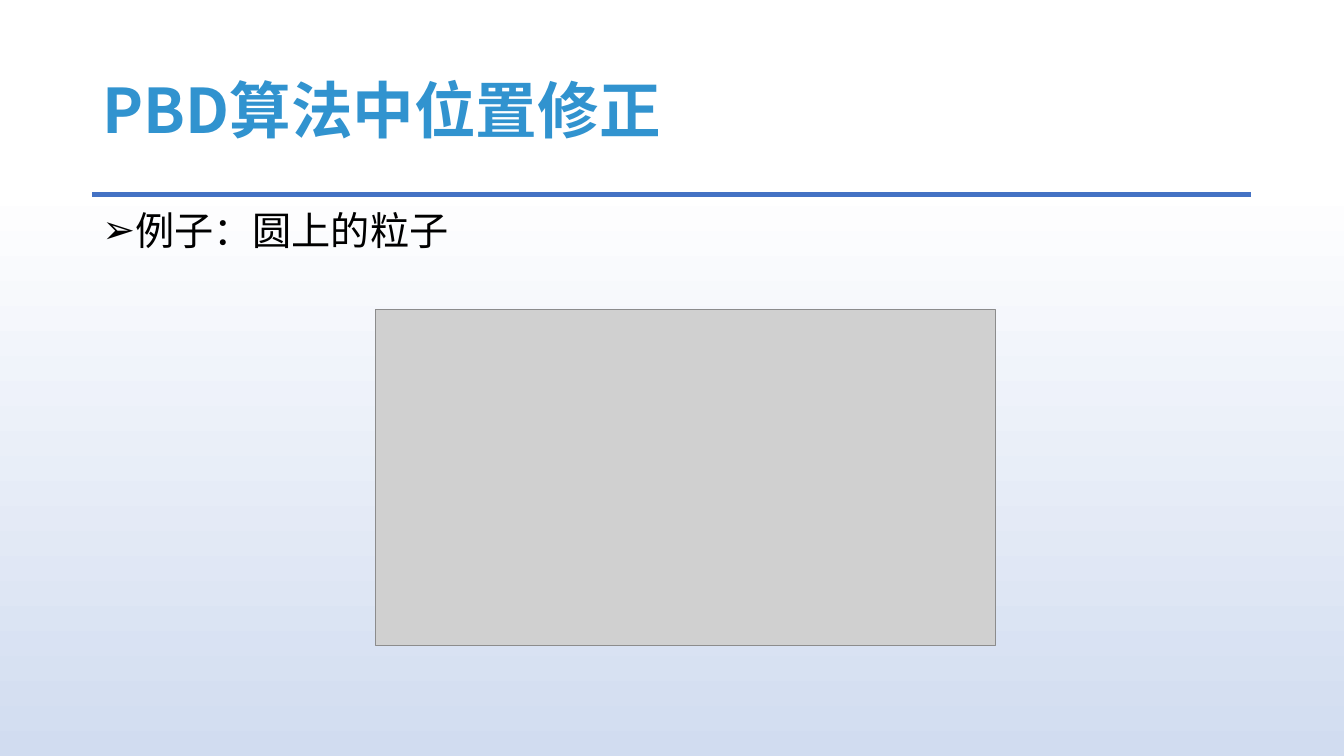
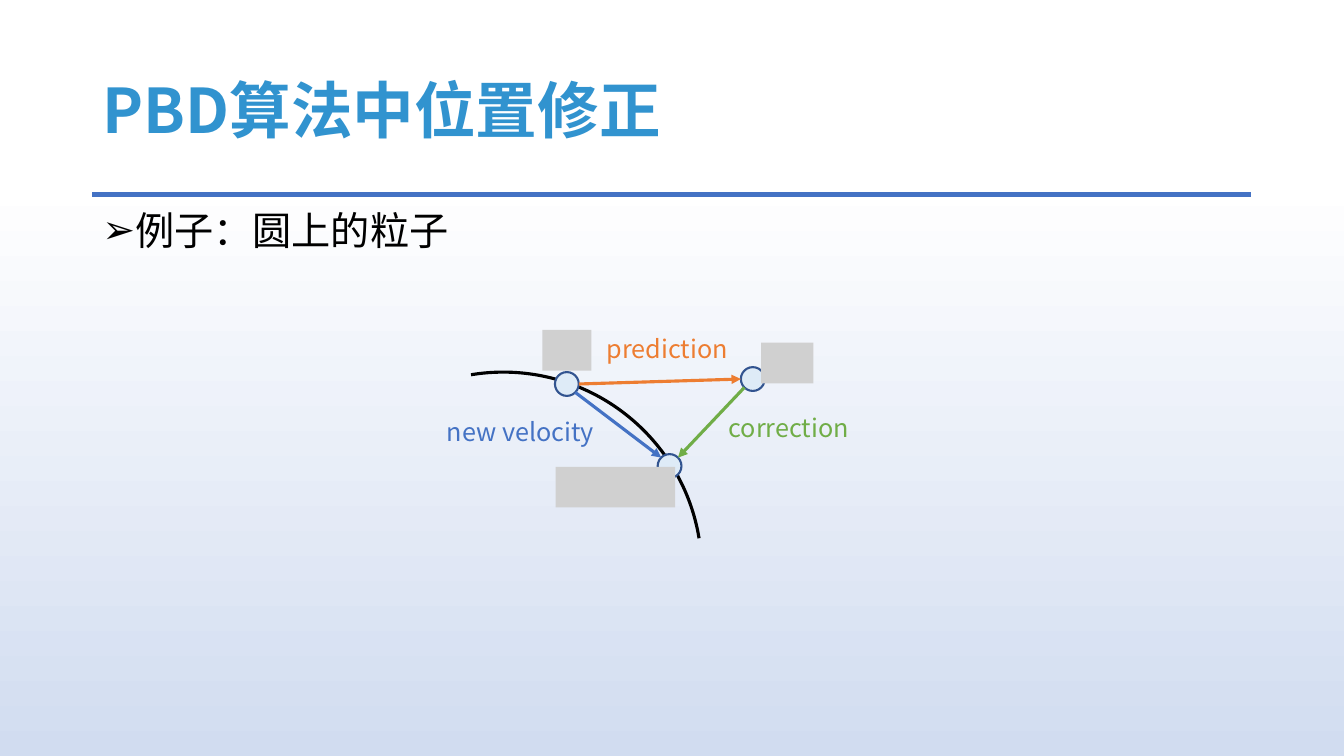
Before and after one commit to answerear/UnityFluid, a slide deck: slide 5 of doc/流体模拟入门分享-Part II.pptx (slide 23 before the commit). Drawn at 1344x756 pixels with LibreOffice and Linux fonts; fonts in the diff are those of the drawing; grey boxes stand for pictures. Boxes give left, top, right and bottom in pixels: in the first picture for what was removed or moved away, otherwise in the second. Text is boxed around its words. In the diff, an @@ line names an element or a change of style, - is before the commit and + after.

```diff
--- a/doc/流体模拟入门分享-Part II.pptx
+++ b/doc/流体模拟入门分享-Part II.pptx
@@ picture removed at (x1=376, y1=310, x2=996, y2=645) @@
@@ arc (boxed as its full ellipse) added at (x1=275, y1=342, x2=732, y2=756), outline #000000 2.25 pt @@
@@ picture added at (x1=542, y1=330, x2=591, y2=370) @@
@@ text added at (x1=606, y1=338, x2=727, y2=364), 18 pt, text #ED7D31 @@
+prediction
@@ picture added at (x1=761, y1=343, x2=814, y2=383) @@
@@ ellipse added at (x1=556, y1=372, x2=580, y2=396), fill #DEEBF7, outline #325491 1.5 pt @@
@@ arrow added from (579, 384) to (741, 379), #ED7D31 2.25 pt @@
@@ arrow added from (745, 387) to (679, 458), #70AD47 2.25 pt @@
@@ ellipse added at (x1=741, y1=367, x2=765, y2=391), fill #DEEBF7, outline #325491 1.5 pt @@
@@ arrow added from (576, 392) to (661, 458), #4472C4 2.25 pt @@
@@ text added at (x1=729, y1=417, x2=849, y2=438), 18 pt, text #70AD47 @@
+correction
@@ text added at (x1=447, y1=421, x2=594, y2=447), 18 pt, text #4472C4 @@
+new velocity
@@ picture added at (x1=556, y1=467, x2=676, y2=507) @@
@@ ellipse added at (x1=657, y1=455, x2=682, y2=479), fill #DEEBF7, outline #325491 1.5 pt @@
```
Also in this commit, not shown: 6 other slides changed, 5 slides added, 24 slides removed, 1 other file.
